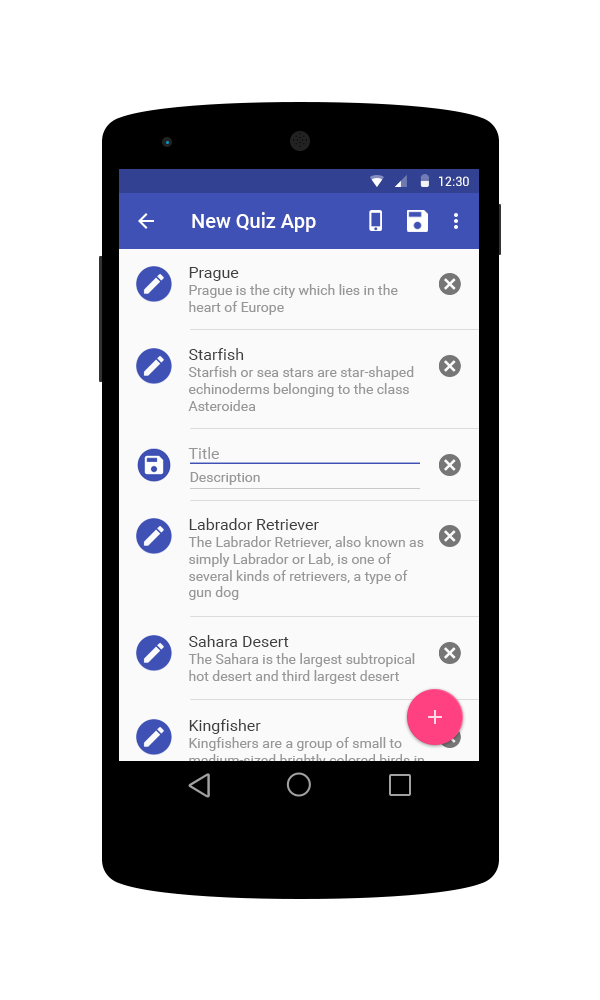
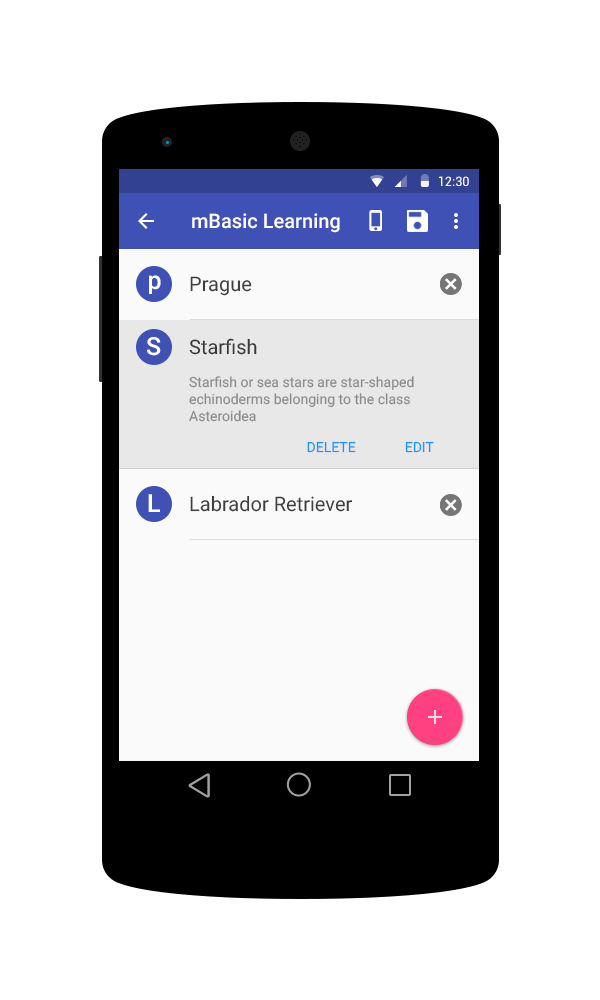
Comparing the layer stacks of the two 600×1000 images. Changes:
removed group "Row 5" (5 layers) from group "Contacs_Gao" over [136, 719, 461, 761]
removed layer "Kingfishers are a group of small to medium-sized brightly color" (was 54%) from group "Row 5" over [189, 737, 424, 761]
removed layer "Edit" (3rd of 6, in "Contacs_Gao" › "Row 5") from group "Row 5" over [136, 719, 172, 755]
removed group "Row 4" (5 layers) from group "Contacs_Gao" over [136, 635, 479, 700]
removed layer "The Sahara is the largest subtropical hot desert and third larg" (was 54%) from group "Row 4" over [188, 653, 415, 684]
moved "Row 1" above "Row 2" over [136, 266, 479, 330]
hid "Prague is the city which lies in the heart of Europe heart", painted on it over [189, 284, 399, 325]
painted on "Prague" over [189, 267, 252, 296]
painted on "Shape 11" (1st of 3, in "Contacs_Gao" › "Row 1") over [190, 319, 479, 330]
moved "Row 2" above "Row 3" over [119, 320, 479, 469]
painted on "Starfish or sea stars are star-shaped echinoderms belonging to" over [188, 366, 414, 422]
painted on "Starfish" over [189, 338, 257, 360]
painted on "Shape 11" (2nd of 3, in "Contacs_Gao" › "Row 2") over [119, 428, 479, 469]
removed group "Row Edit" (7 layers) from group "Contacs_Gao" over [136, 447, 479, 501]
added group "button copy" with 2 layers in group "Row 2" over [287, 428, 375, 464]
added group "button" with 2 layers in group "Row 2" over [375, 428, 463, 464]
added layer "Rectangle 2" in group "Row 2" over [119, 320, 479, 469]
removed layer "The Labrador Retriever, also known as simply Labrador or Lab, i" (was 54%) from group "Row 3" over [188, 536, 424, 600]
painted on "Labrador Retriever" over [189, 495, 353, 530]
painted on "Shape 11" (3rd of 3, in "Contacs_Gao" › "Row 3") over [190, 539, 479, 617]
renamed "New Quiz App" to "mBasic Learning", painted on it over [192, 212, 340, 233]
…and 27 more changes (8 added, 2 painted, 17 removed)
